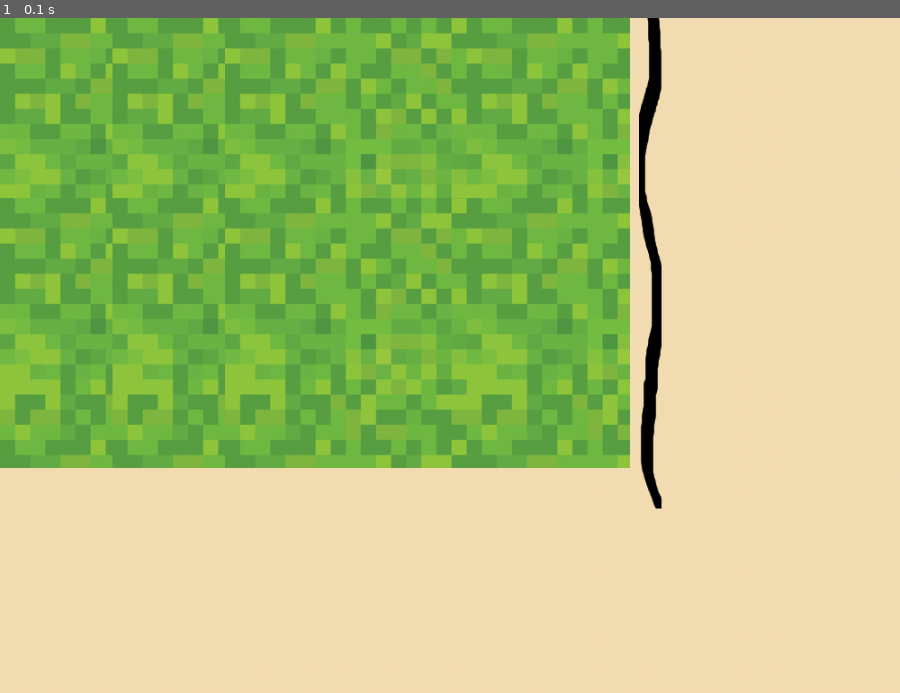
Above: before the commit, frame 1.
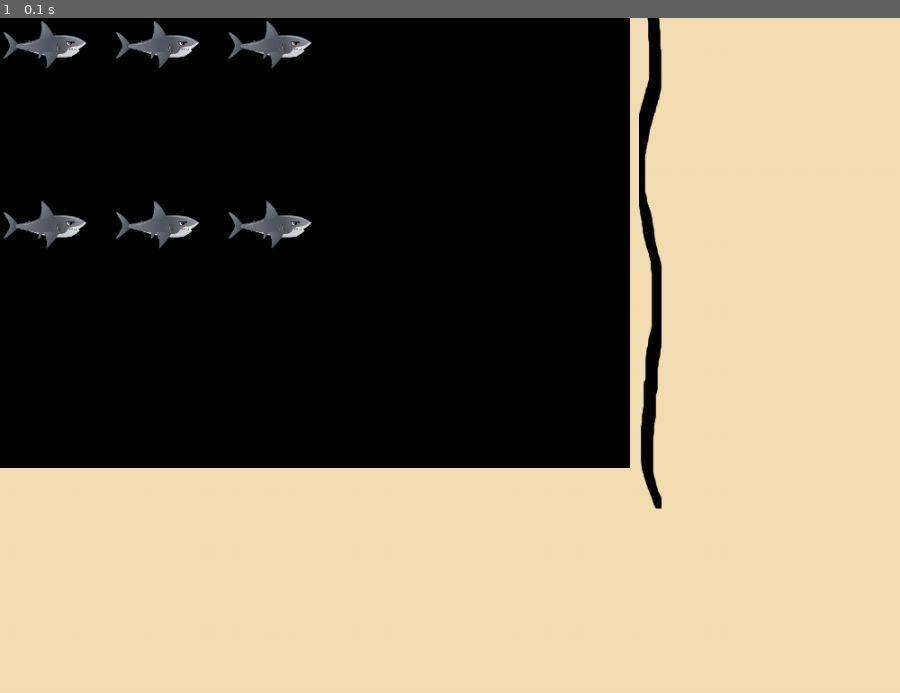
Above: after the commit, the same moment.

Repository: demonswaltz/fairy-tale-game
Game: pygame game, started from fairy-tale.py
Two runs of this game, one before a commit and one after it. Both use one fixed random seed, a clock stepped at 60 frames per second and the inputs below. The source is Python 2; it was converted automatically to run under Python 3.
Inputs:
- Up to frame 1 (0.1 s): no input

The runs differ from the first frame. In frame 1, 47% of the frame differs, in the area x 0-70%, y 0-67%.

Commit message:
fix off screen error

Diff:
--- a/fairy-tale.py
+++ b/fairy-tale.py
@@ -1,18 +1,26 @@
 import pygame
 from pygame.locals import *
 
+#Supposedly Global Variables
 pygame.init()
 width, height = 1000,750
 screen=pygame.display.set_mode((width, height))
 puzzleArea=pygame.Surface((700, 500))
 keys = [False, False, False, False]
 playerpos=[100,100]
-level=1
+level=2
+index = 0
+
 
 #images
 vertline = pygame.image.load("resources/images/vert-line.png")
 grass = pygame.image.load("resources/images/grass1.png")
 shark = pygame.image.load("resources/images/shark_1.png")
+up = "resources/images/up.png"
+down = "resources/images/down.png"
+left = "resources/images/left.png"
+right = "resources/images/right.png"
+
 #Game Layout Function
 def gameSetup(str):
 	pygame.display.set_caption(str)
@@ -20,27 +28,78 @@
 	screen.blit(puzzleArea, (0,0))
 	screen.blit(vertline,(710,-55))
 	pygame.display.flip()
+#Basic Game Mechanics
+def gamePlay():
+	global index
+	moves= [];
+	moveImg=[];
+	arrowPosy=[16, 66, 116, 166, 216, 266, 316, 366, 416, 466, 516, 566, 616, 666];
+	spaceBar=False
+	arrowBlitPosx= 750
+	while index <= 14:
+		print index
+		for event in pygame.event.get():
+			if event.type == pygame.KEYDOWN:
+				if event.key == pygame.K_UP:
+					moves.append("up")
+					moveImg.append(up)
+					index += 1
+				elif event.key == pygame.K_DOWN:
+					moves.append("down")
+					moveImg.append(down)
+					index += 1
+				elif event.key == pygame.K_LEFT:
+					moves.append("left")
+					moveImg.append(left)
+					index += 1
+				elif event.key == pygame.K_RIGHT:
+					moves.append("right")
+					moveImg.append(right)
+					index += 1
+				elif event.key == pygame.K_BACKSPACE:
+					moves.pop()
+					moveImg.pop()
+					index-= 1
+				elif event.key == pygame.K_SPACE:
+					spaceBar = True
+
+
+	else:
+		print moves
+		print moveImg
+
+#for move in moveImg:
+		#	arrowPic=[];
+		#	arrowPic.append(pygame.image.load(move))
+		#	print arrowPic
+		#	for AP in arrowPic:
+		#		screen.blit(AP, (arrowBlitPosx,arrowPosy[len(moves)-1]))
+		#		pygame.display.flip()
+
+
 
 
 #level 1
-while level == 1:
+if level == 1 and index <= 14:
 	for x in range(width/grass.get_width()+1):
 		for y in range(height/grass.get_height()+1):
 			puzzleArea.blit(grass,(x*125,y*200))
 	gameSetup("LEVEL 1")
+	gamePlay()
 
 #level 2
-while level == 2:
+elif level == 2 and index <= 14:
 	for x in range(width/grass.get_width()+1):
 		for y in range(height/grass.get_height()+1):
 			puzzleArea.blit(shark,(x*125,y*200))
 	gameSetup("LEVEL 2")
+	gamePlay()
 # 7 - update the screen
 
 # 8 - loop through the events
-	for event in pygame.event.get():
+for event in pygame.event.get():
 		# check if the event is the X button
-		if event.type==pygame.QUIT:
-			# if it is quit the game
-			pygame.quit()
-			exit(0)
+	if event.type==pygame.QUIT:
+		# if it is quit the game
+		pygame.quit()
+		exit(0)
